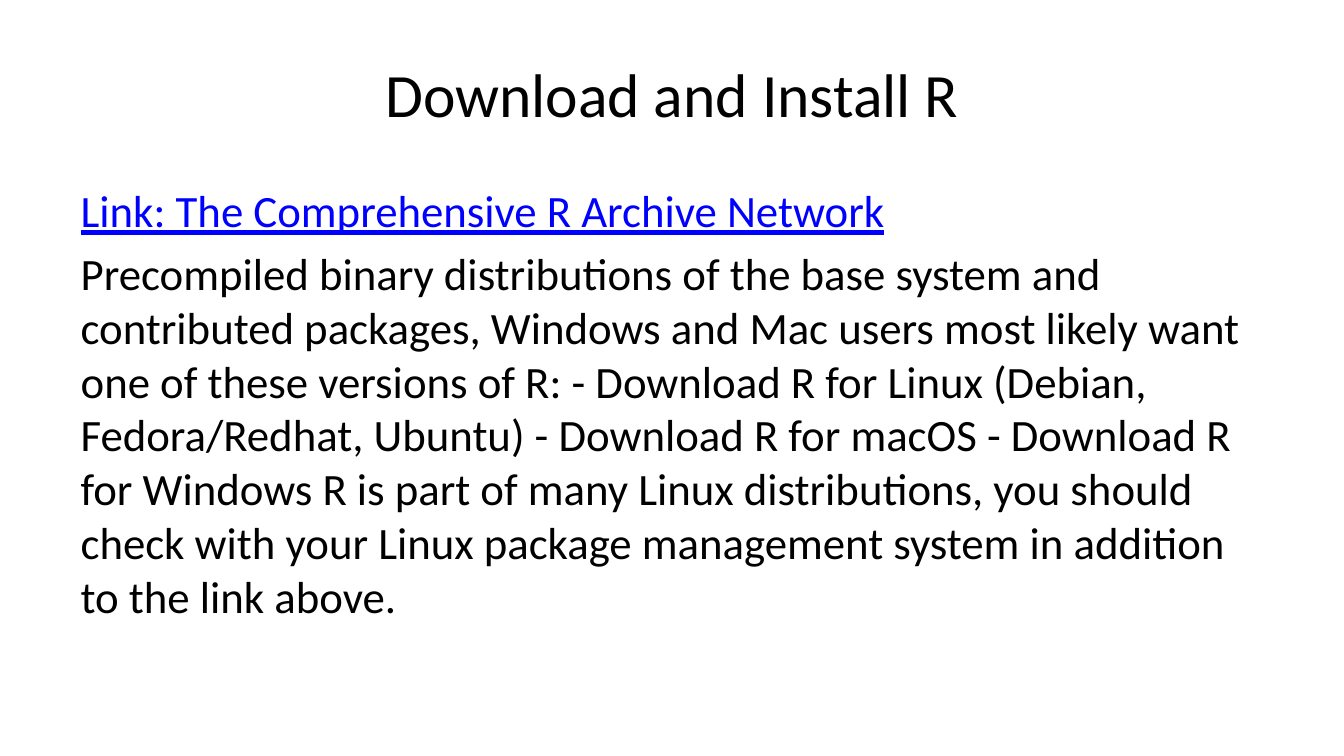
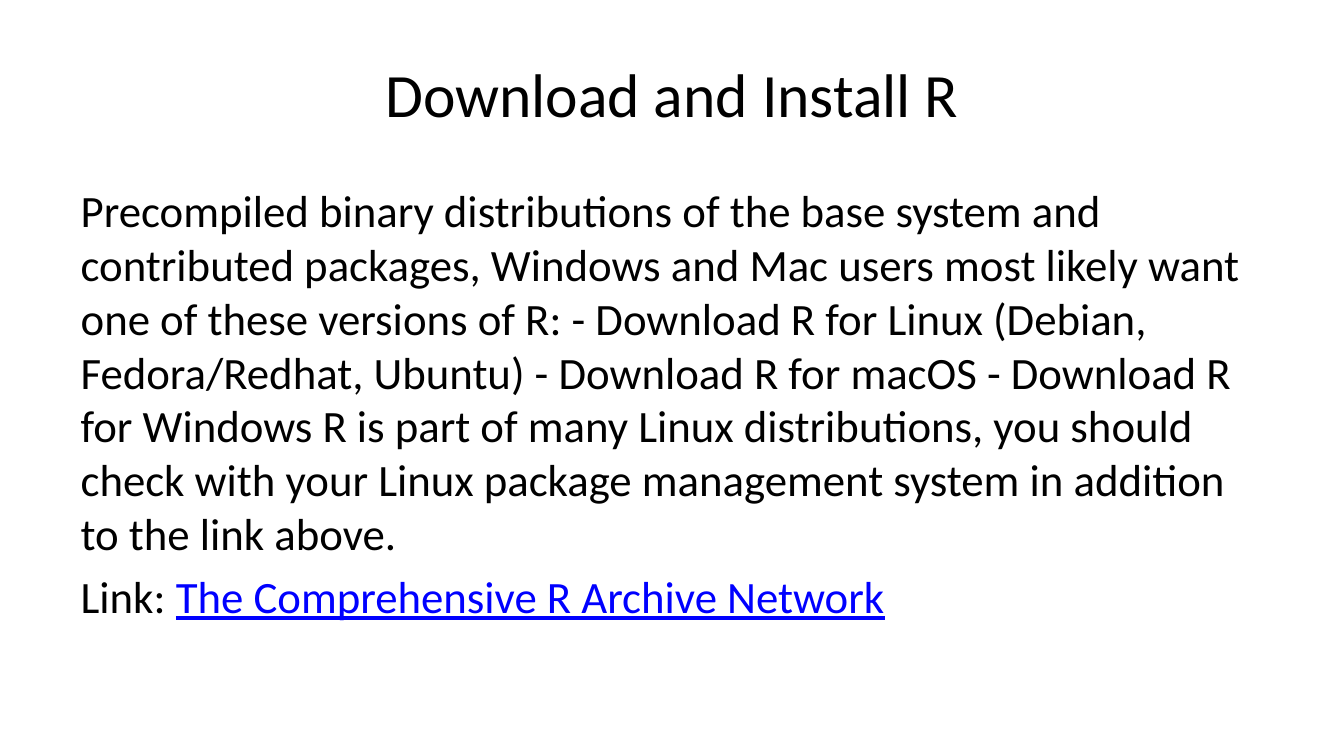
Before and after one commit to clobos/UFSCar_Sorocaba_15_03_23, a slide deck: slide 12 of slides_UFSCar.pptx. Drawn at 1344x756 pixels with LibreOffice and Linux fonts; fonts in the diff are those of the drawing. Boxes give left, top, right and bottom in pixels: in the first picture for what was removed or moved away, otherwise in the second. Text is boxed around its words. In the diff, an @@ line names an element or a change of style, - is before the commit and + after.

```diff
--- a/slides_UFSCar.pptx
+++ b/slides_UFSCar.pptx
@@ text at (x1=81, y1=196, x2=1239, y2=551): paragraph added @@
+Precompiled binary distributions of the base system and contributed packages, Windows and Mac users most likely want one of these versions of R: - Download R for Linux (Debian, Fedora/Redhat, Ubuntu) - Download R for macOS - Download R for Windows R is part of many Linux distributions, you should check with your Linux package management system in addition to the link above.
@@ text at (x1=81, y1=259, x2=1239, y2=614): paragraph removed @@
-Precompiled binary distributions of the base system and contributed packages, Windows and Mac users most likely want one of these versions of R: - Download R for Linux (Debian, Fedora/Redhat, Ubuntu) - Download R for macOS - Download R for Windows R is part of many Linux distributions, you should check with your Linux package management system in addition to the link above.
@@ text at (x1=81, y1=582, x2=884, y2=621): text colour #0000FF to #000000, underline off in "Link:" @@
```
Also in this commit, not shown: 8 other slides changed, 1 slide removed, 6 other files.
